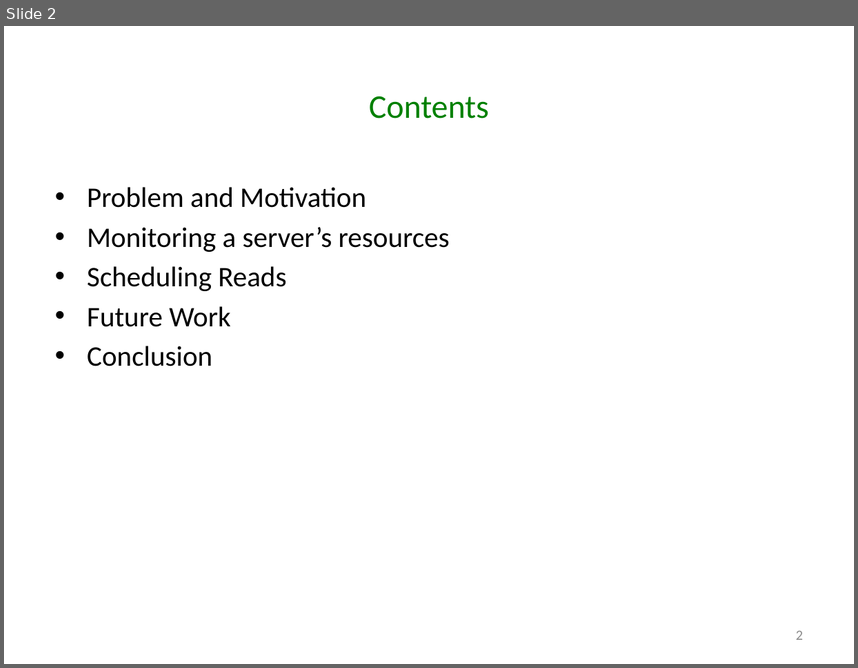
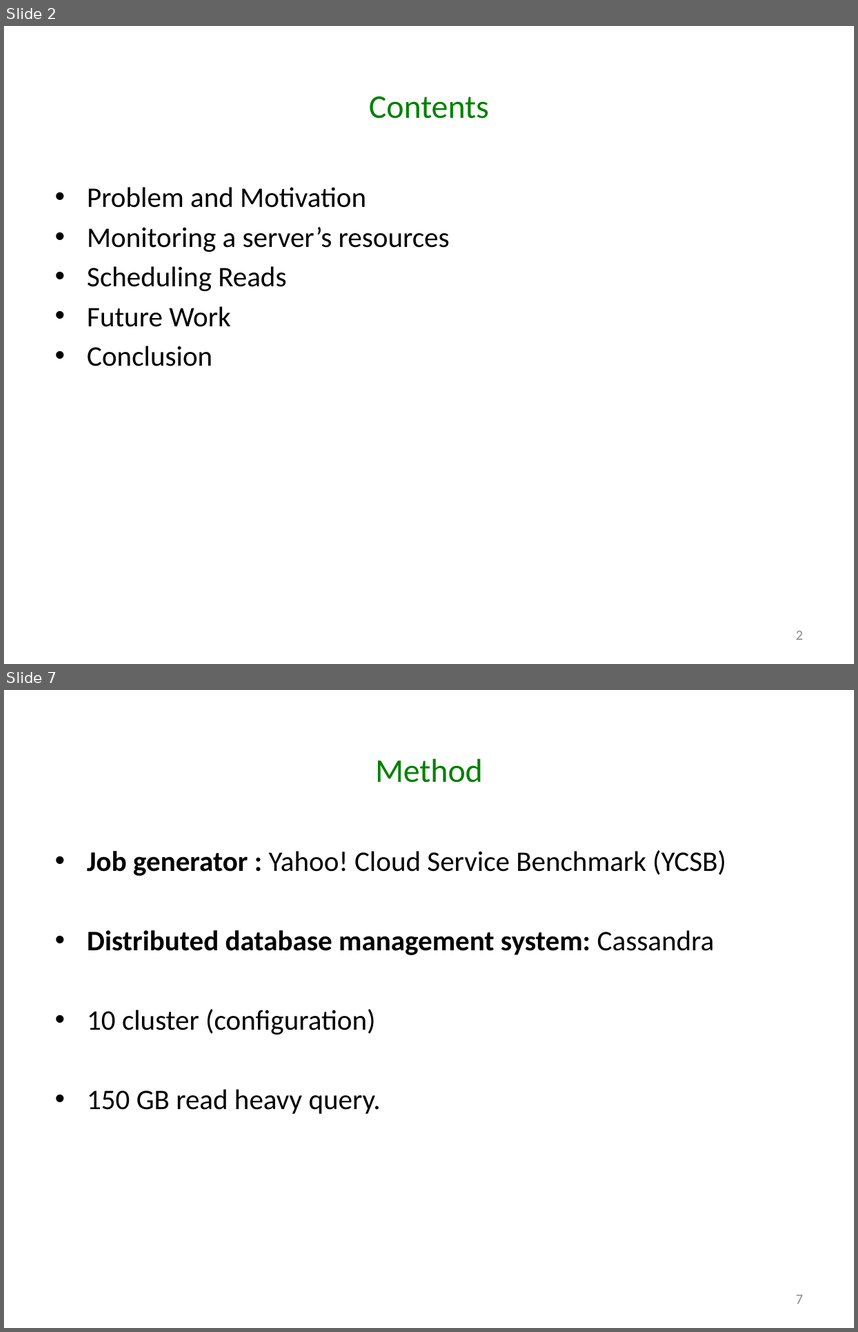
Before and after one commit to godares79/CS848-Project, a slide deck: PresentationSlides/Presentation.pptx. Shown one above the other, each under a label of ours: slide 2 before the commit, slides 2 and 7 after it; the slides between them are not shown. The pictures are 858x668 and 858x1332 pixels, drawn with LibreOffice and Linux fonts; fonts in the diff are those of the drawing. Boxes give left, top, right and bottom in pixels: in the first picture for what was removed or moved away, otherwise in the second. Text is boxed around its words. In the diff, an @@ line names an element or a change of style, - is before the commit and + after.

```diff
--- a/PresentationSlides/Presentation.pptx
+++ b/PresentationSlides/Presentation.pptx
@@ slide 7 added at box(4, 690, 854, 1328), background #FFFFFF @@
@@ title added at box(375, 758, 483, 782), 28 pt, text #008000 @@
+Method
@@ text added at box(87, 850, 726, 1114), 24 pt, text #000000 @@
+• Job generator : Yahoo! Cloud Service Benchmark (YCSB)
+• Distributed database management system: Cassandra
+• 10 cluster (configuration)
+• 150 GB read heavy query.
@@ page number added at box(796, 1294, 803, 1303), 12 pt, text #8C8C8C @@
+7
```
Also in this commit, not shown: 2 slides changed, 8 other slides added, 2 slides removed.
